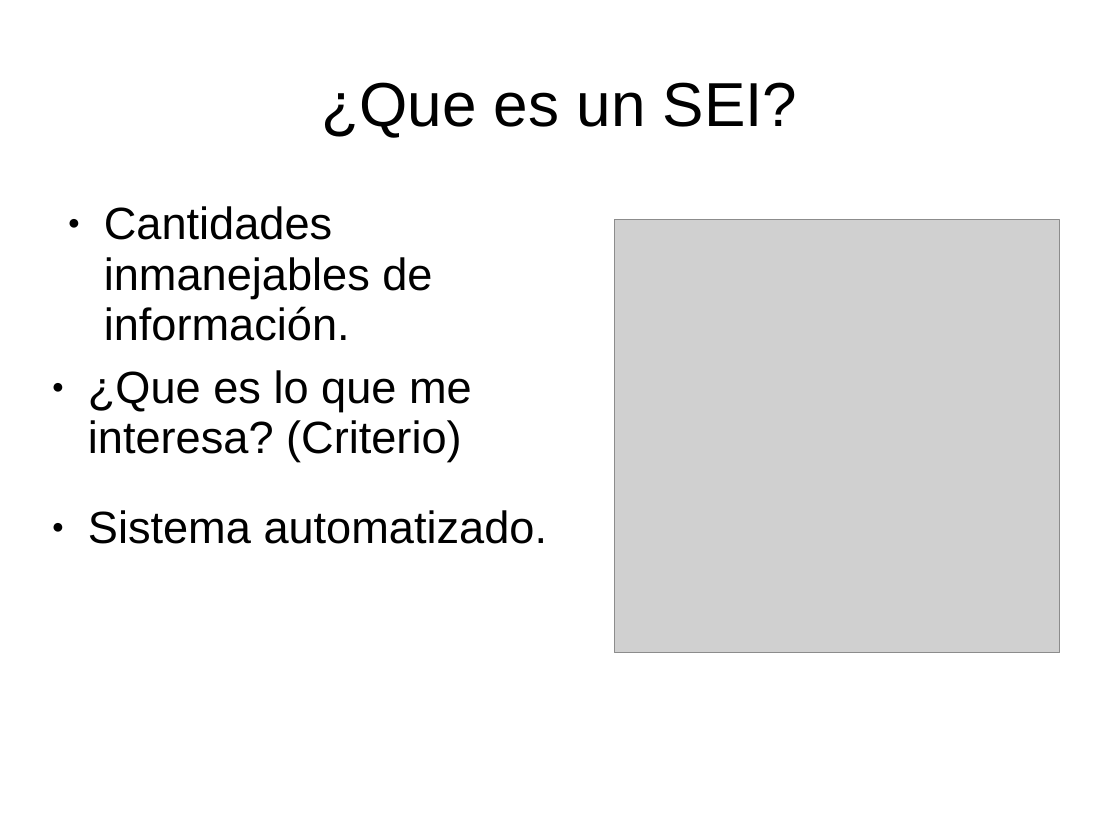
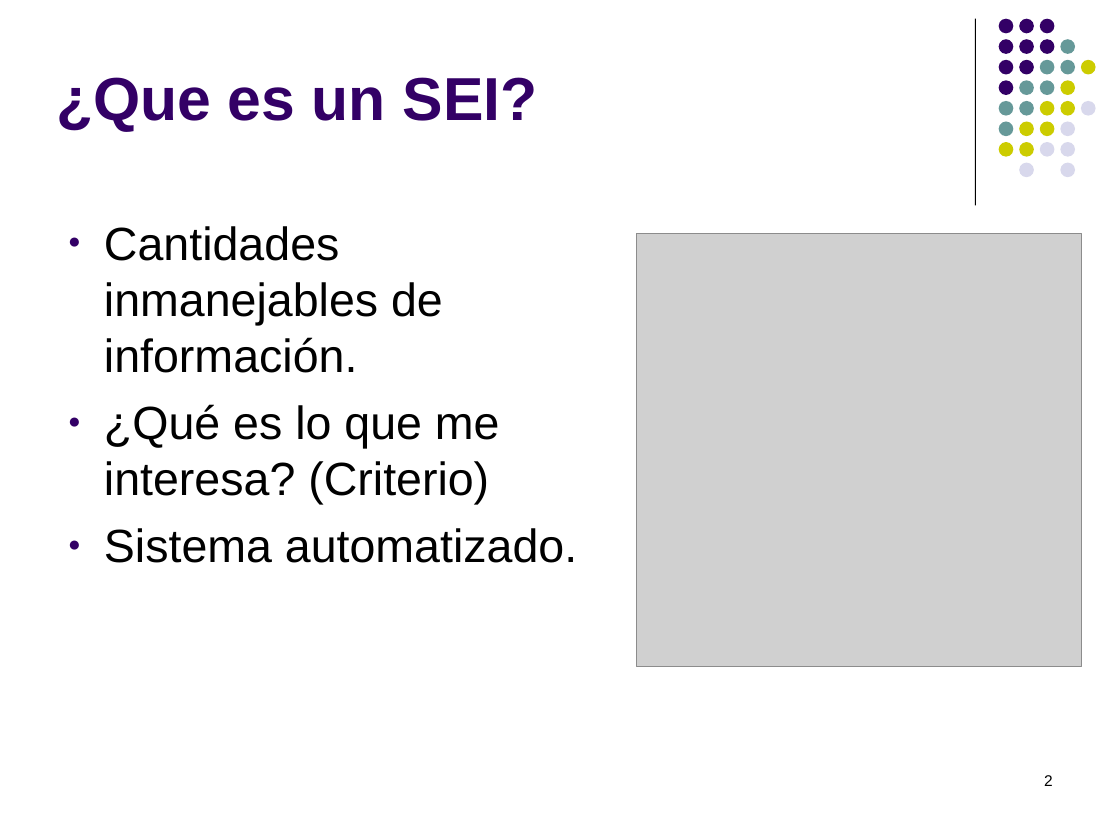
Before and after one commit to Maturuleco/ia2010primercuat, a slide deck: slide 2 of Presentacion/presentacion_final.ppt. Drawn at 1120x840 pixels with LibreOffice and Linux fonts; fonts in the diff are those of the drawing; grey boxes stand for pictures. Boxes give left, top, right and bottom in pixels: in the first picture for what was removed or moved away, otherwise in the second. Text is boxed around its words. In the diff, an @@ line names an element or a change of style, - is before the commit and + after.

```diff
--- a/Presentacion/presentacion_final.ppt
+++ b/Presentacion/presentacion_final.ppt
@@ title "¿Que es un SEI?": place and size @@
-title "¿Que es un SEI?" at [321, 82, 797, 137]
+title "¿Que es un SEI?" at [56, 77, 538, 132]
@@ title "¿Que es un SEI?" at [56, 77, 538, 132]: size 44 to 43 pt, text colour #000000 to #330066, bold on; alignment centre to left; line spacing 0.93 to 1 @@
@@ line added from (976, 18) to (976, 205), #000000 0.74 pt @@
@@ group added at [999, 18, 1096, 177]: 31 ellipses @@
@@ text "Cantidades inmanejables de información.": place and size @@
-text "Cantidades inmanejables de información." at [104, 206, 432, 341]
+text "Cantidades inmanejables de información." at [104, 226, 577, 563]
@@ text at [104, 226, 443, 373]: size 32 to 33 pt in "Cantidades inmanejables de información."; line spacing 0.93 to 1; less space between paragraphs; bullet colour #000000 to #330066 @@
@@ picture: place and size @@
-picture at [615, 220, 1061, 652]
+picture at [636, 234, 1082, 667]
@@ text removed at [88, 370, 472, 462] @@
-● ¿Que es lo que me interesa? (Criterio)
@@ text at [104, 404, 577, 563]: paragraphs added @@
+● ¿Qué es lo que me interesa? (Criterio)
+● Sistema automatizado.
@@ text removed at [88, 510, 547, 544] @@
-● Sistema automatizado.
@@ page number added at [1044, 775, 1053, 786], 11 pt, text #000000 @@
+2
```
Also in this commit, not shown: 1 other slide changed, 12 slides added, 3 slides removed.
